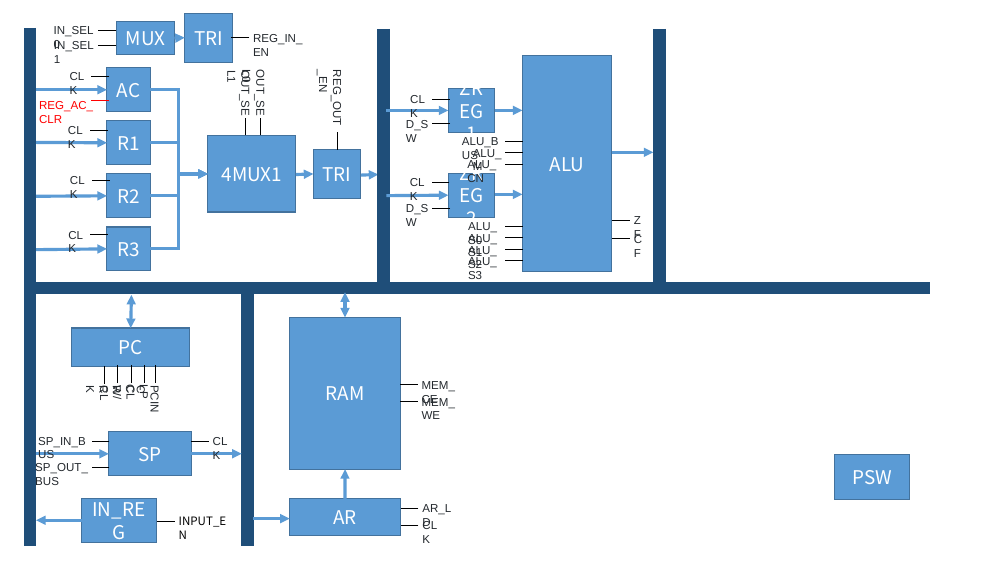
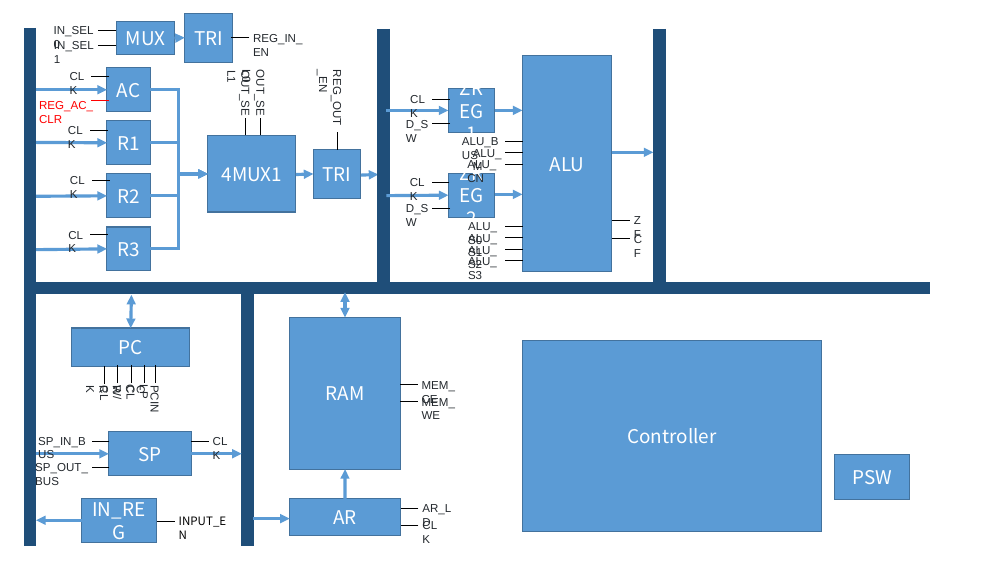
Before and after one commit to clpl/proteus-CPU, a slide deck: slide 1 of 数据通路图.pptx. Drawn at 1008x567 pixels with LibreOffice and Linux fonts; fonts in the diff are those of the drawing. Boxes give left, top, right and bottom in pixels: in the first picture for what was removed or moved away, otherwise in the second. Text is boxed around its words. In the diff, an @@ line names an element or a change of style, - is before the commit and + after.

Commit message:
更新

```diff
--- a/数据通路图.pptx
+++ b/数据通路图.pptx
@@ rectangle added at bbox=[523, 340, 822, 532], fill #5B9BD5, outline #43739E 1 pt, 18 pt, text #FFFFFF @@
+Controller
```
